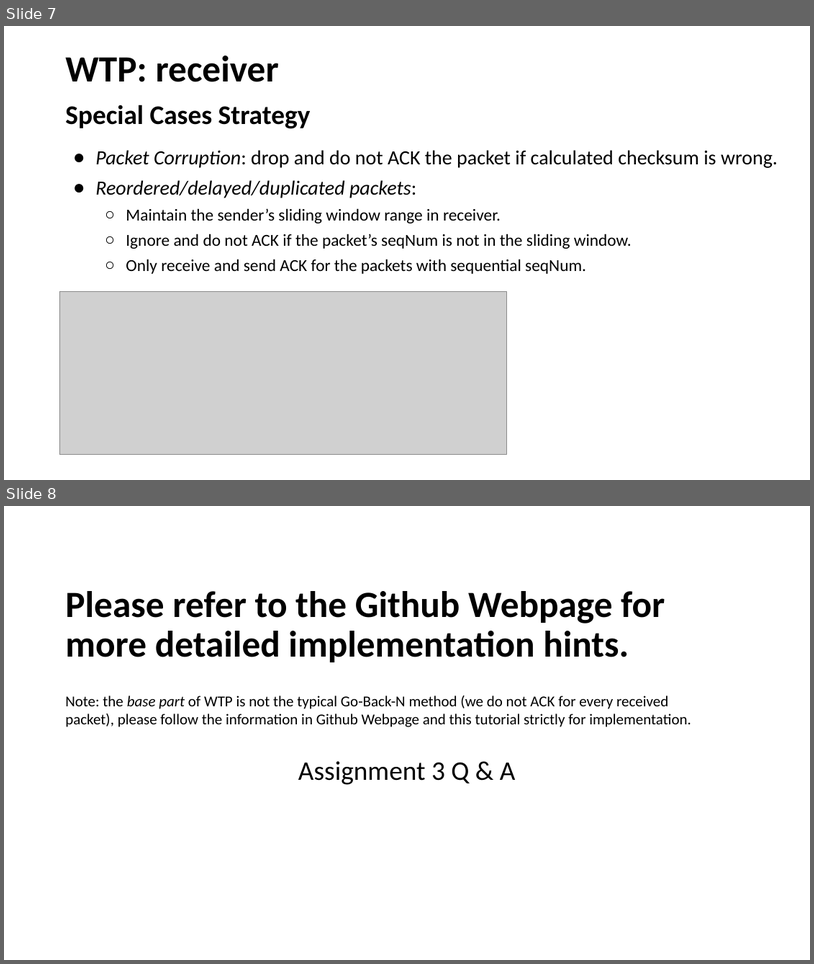
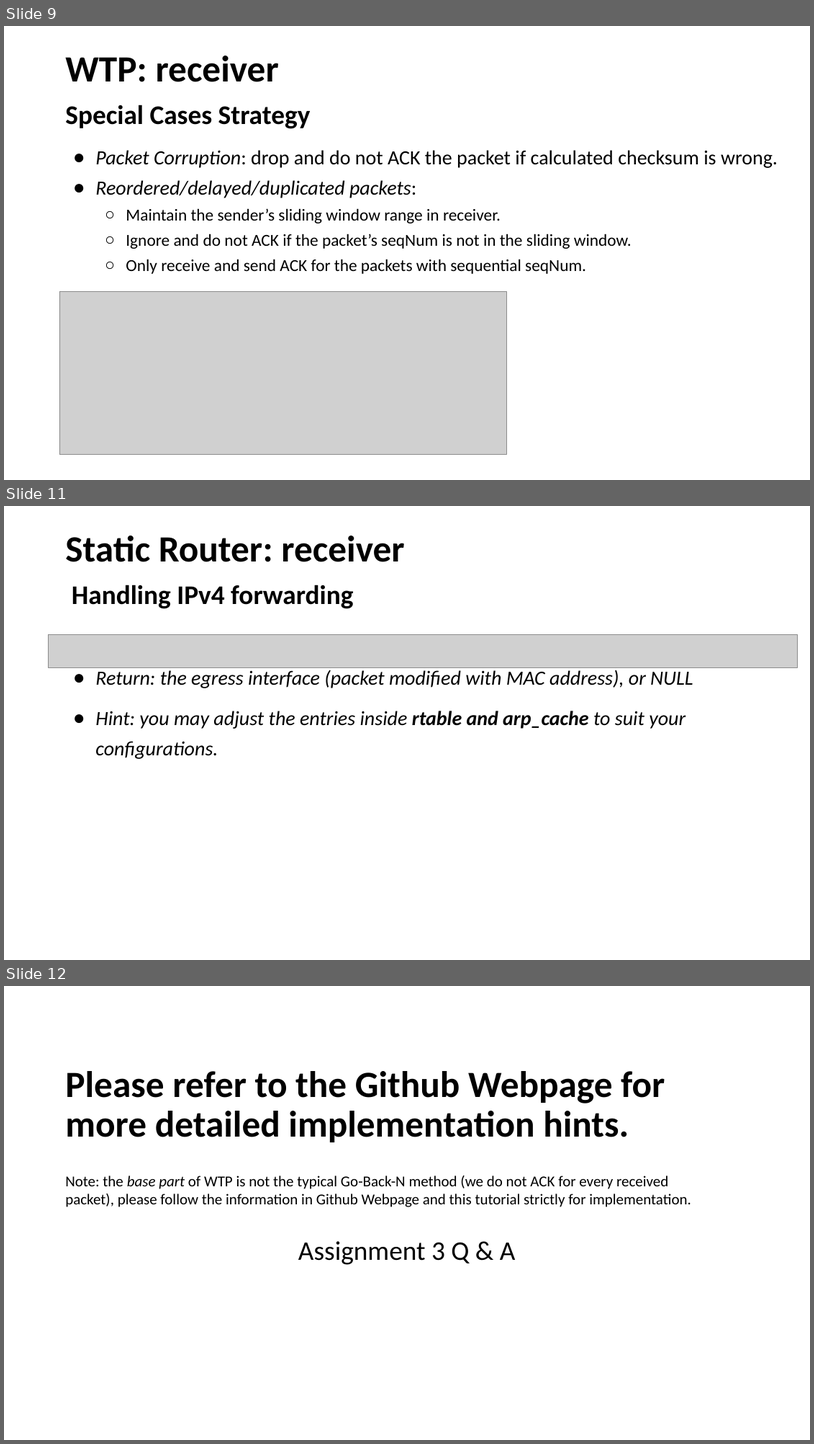
Before and after one commit to henryhxu/CSCI4430-ESTR4120, a slide deck: tutorial/T10/tut10.pptx. Shown one above the other, each under a label of ours: slides 7 and 8 before the commit, slides 9, 11 and 12 after it; the slides between them are not shown. The pictures are 814x964 and 814x1444 pixels, drawn with LibreOffice and Linux fonts; fonts in the diff are those of the drawing; grey boxes stand for pictures. Boxes give left, top, right and bottom in pixels: in the first picture for what was removed or moved away, otherwise in the second. Text is boxed around its words. In the diff, an @@ line names an element or a change of style, - is before the commit and + after.

```diff
--- a/tutorial/T10/tut10.pptx
+++ b/tutorial/T10/tut10.pptx
@@ slide 11 added at bbox=[4, 506, 810, 960], background #FFFFFF @@
@@ title added at bbox=[65, 536, 404, 562], 44 pt, text #000000, bold @@
+Static Router: receiver
@@ text added at bbox=[72, 584, 694, 759], 24 pt, text #000000, italic @@
+Handling IPv4 forwarding
+● Return: the egress interface (packet modified with MAC address), or NULL
+● Hint: you may adjust the entries inside rtable and arp_cache to suit your configurations.
@@ picture added at bbox=[48, 634, 797, 667] @@
@@ what was slide 7 is now slide 9 @@
@@ what was slide 8 is now slide 12 @@
```
Also in this commit, not shown: 1 slide changed, 3 other slides added.
